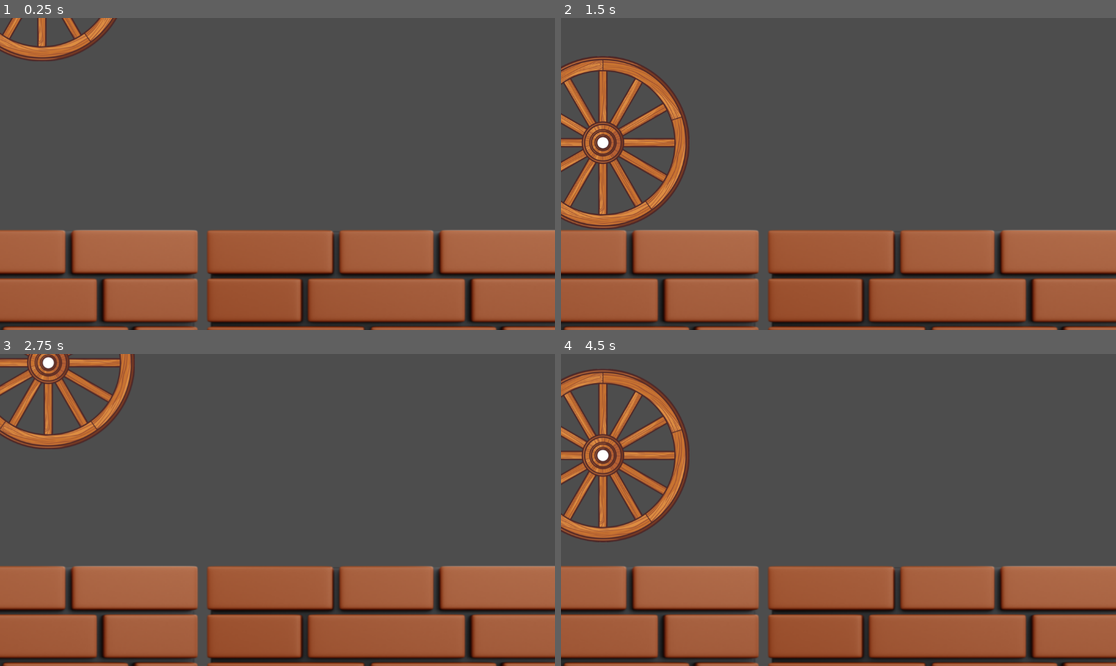
Above: before the commit, frames 1-4 (two rows, left to right).
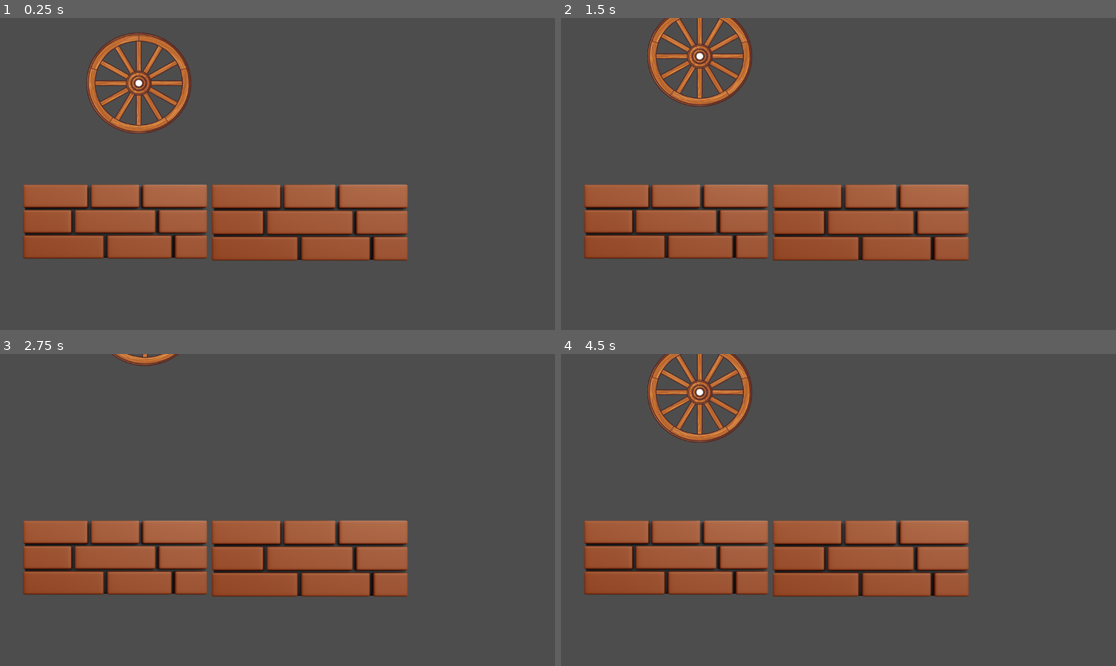
Above: after the commit, the same moments.

Repository: LilRajola/primer-joc-1.1
Game: Godot game, scene res://gravetat.tscn
Two runs of this game, one before a commit and one after it. Both use one fixed random seed, a clock stepped at 60 frames per second and the inputs below. This scene is started directly instead of the project's main scene.
Inputs:
- Up to frame 1 (0.25 s): no input
- Up to frame 2 (1.5 s): tap Up (moure_amunt) at 0.6 s; tap Space (salta) at 0.77 s; tap Down (moure_avall) at 1.35 s
- Up to frame 3 (2.75 s): tap Space (salta) at 1.52 s; tap Right (moure_dreta) at 2.1 s
- Up to frame 4 (4.5 s): tap Left (moure_esquerra) at 2.85 s; tap Space (salta) at 3.02, 3.77 s; tap Up (moure_amunt) at 3.6 s; tap Down (moure_avall) at 4.35 s

The runs differ from the first frame. In frame 1, 42% of the frame differs, in the area x 0-100%, y 0-100%; in frame 2, 45%; in frame 3, 42%; in frame 4, 45%.

Commit message:
Canvis de mida i posició(roda i parets)

Diff:
--- a/Scripts/gravetat.gd
+++ b/Scripts/gravetat.gd
@@ -2,7 +2,7 @@
 
 var gravetat:= Vector2.DOWN * (980/2)
 var velocitat := 200
-var salt := -500
+var salt := -400
 var salts_disponibles := max_salts
 var max_salts := 2
 
--- a/gravetat.tscn
+++ b/gravetat.tscn
@@ -5,10 +5,10 @@
 [ext_resource type="Texture2D" uid="uid://0fgh3173kdsw" path="res://Imatges/3d-rendering-brown-brick-wall-isolated-png.webp" id="2_3hse5"]
 
 [sub_resource type="CircleShape2D" id="CircleShape2D_418n2"]
-radius = 181.0
+radius = 105.385
 
 [sub_resource type="RectangleShape2D" id="RectangleShape2D_pelah"]
-size = Vector2(744, 288)
+size = Vector2(408.5, 146.5)
 
 [node name="Gravetat" type="Node2D"]
 
@@ -16,35 +16,38 @@
 script = ExtResource("1_3hse5")
 
 [node name="Sprite2D" type="Sprite2D" parent="CharacterBody2D"]
-position = Vector2(-489, -430)
+position = Vector2(-288, -205)
+scale = Vector2(0.605556, 0.583333)
 texture = ExtResource("1_m1omg")
+metadata/_edit_group_ = true
 
 [node name="CollisionShape2D" type="CollisionShape2D" parent="CharacterBody2D"]
-position = Vector2(-493, -426)
+position = Vector2(-292, -201)
 shape = SubResource("CircleShape2D_418n2")
 
 [node name="StaticBody2D" type="StaticBody2D" parent="."]
 position = Vector2(-1433, -188)
 
 [node name="Sprite2D" type="Sprite2D" parent="StaticBody2D"]
-position = Vector2(895.5, 445)
-scale = Vector2(1.9275, 1.345)
+position = Vector2(1096, 284)
+scale = Vector2(0.9875, 0.7075)
 texture = ExtResource("2_3hse5")
+metadata/_edit_group_ = true
 
 [node name="CollisionShape2D" type="CollisionShape2D" parent="StaticBody2D"]
-position = Vector2(903, 452)
+position = Vector2(1116, 284)
 shape = SubResource("RectangleShape2D_pelah")
 
 [node name="StaticBody2D2" type="StaticBody2D" parent="."]
 position = Vector2(-669, -188)
 
 [node name="Sprite2D" type="Sprite2D" parent="StaticBody2D2"]
-position = Vector2(895.5, 445)
-scale = Vector2(1.9275, 1.345)
+position = Vector2(736, 286)
+scale = Vector2(1.05125, 0.7275)
 texture = ExtResource("2_3hse5")
 
 [node name="CollisionShape2D" type="CollisionShape2D" parent="StaticBody2D2"]
-position = Vector2(900.625, 447)
+position = Vector2(742, 289)
 shape = SubResource("RectangleShape2D_pelah")
 
 [node name="Camera2D" type="Camera2D" parent="."]
